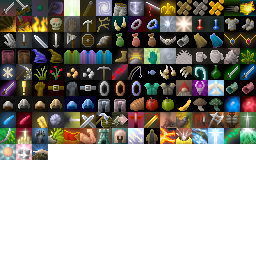
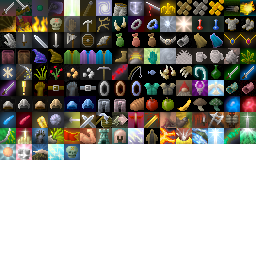
Two versions of the same layered image (256 × 256). Layer-by-layer changes:
painted on "Background" over [48, 144, 78, 160]
painted on "shade" over [64, 144, 80, 160]
